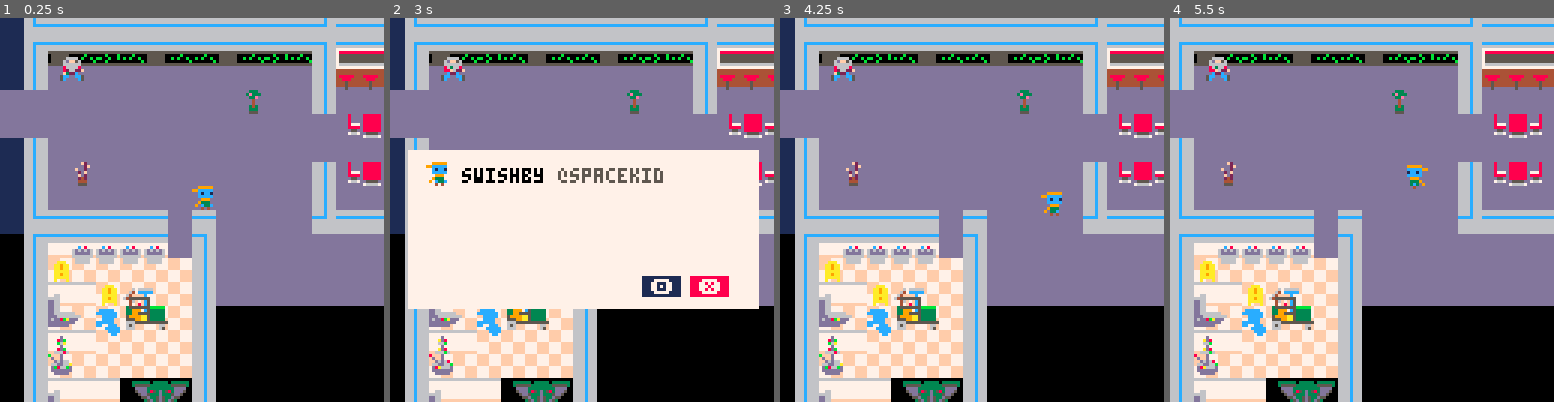
Above: before the commit, frames 1-4 (left to right).
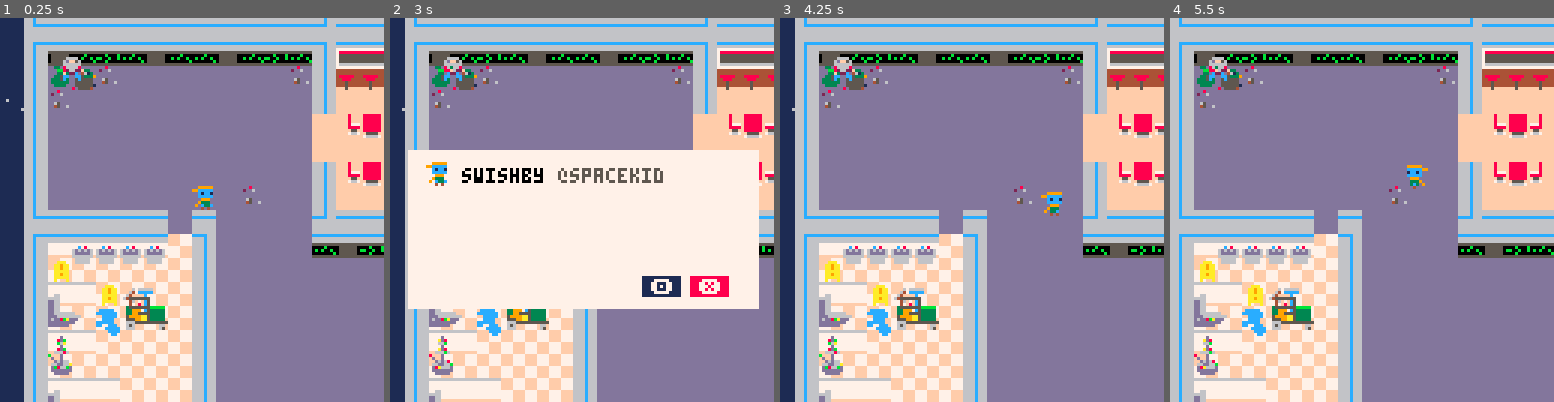
Above: after the commit, the same moments.

Repository: The-Cunning-Folk/verified
Game: PICO-8 cartridge verified.p8
The game is run twice, just before and just after one commit, with the same random seed, the same clock (stepped at 60 frames per second) and the same inputs.
Inputs:
- Up to frame 1 (0.25 s): no input
- Up to frame 2 (3 s): tap X (X key) at 0.33, 1.07, 1.85, 2.97 s; tap O (Z key) at 0.7, 1.7, 2.1, 2.5, 2.9 s; hold Right 1.6-2.1 s; hold Up 2.15-2.42 s; hold Right from 2.47 s (still down)
- Up to frame 3 (4.25 s): release Right at 3.03 s; hold Left 3.08-3.58 s; tap O (Z key) at 3.3, 3.7, 4.1 s; hold Down 3.63-3.97 s; hold Right from 4.02 s (still down); tap X (X key) at 4.08 s
- Up to frame 4 (5.5 s): tap O (Z key) at 4.5, 4.9, 5.3 s; release Right at 4.68 s; hold Up 4.73-5.03 s; hold Left from 5.08 s (still down); tap X (X key) at 5.2 s

The runs differ from the first frame. In frame 1, 23% of the frame differs, in the area x 0-100%, y 12-100%; in frame 2, 19%; in frame 3, 23%; in frame 4, 23%.

Commit message:
al murray

Diff:
--- a/verified.p8
+++ b/verified.p8
@@ -685,163 +685,163 @@
 __map__
 474b42424242424242424242424a42424242424242424a000000000000000000000000000000000000000000000000000000000000000000000000000000000000000000000000000000000000000000000000000000000000000000000000000000000000000000000000000000000000000000000000000000000000000000
 474854535253545353545352534958595958595a5c5d49000000000000000000000000000000000000000000000000000000000000000000000000000000000000000000000000000000000000000000000000000000000000000000000000000000000000000000000000000000000000000000000000000000000000000000
-47434040404040404040404040445b5b5b5b5b5b6c6d44000000000000000000000000000000000000000000000000000000000000000000000000000000000000000000000000000000000000000000000000000000000000000000000000000000000000000000000000000000000000000000000000000000000000000000
-4040404040404040404073404044404040404040404044000000000000000000000000000000000000000000000000000000000000000000000000000000000000000000000000000000000000000000000000000000000000000000000000000000000000000000000000000000000000000000000000000000000000000000
-4040404040404040404040404040666465406664657344000000000000000000000000000000000000000000000000000000000000000000000000000000000000000000000000000000000000000000000000000000000000000000000000000000000000000000000000000000000000000000000000000000000000000000
-4743404040404040404040404040404040406664654044000000000000000000000000000000000000000000000000000000000000000000000000000000000000000000000000000000000000000000000000000000000000000000000000000000000000000000000000000000000000000000000000000000000000000000
-4743407440404040404040404044666465406664654044000000000000000000000000000000000000000000000000000000000000000000000000000000000000000000000000000000000000000000000000000000000000000000000000000000000000000000000000000000000000000000000000000000000000000000
-4743404040404040404040404044404040404040407444000000000000000000000000000000000000000000000000000000000000000000000000000000000000000000000000000000000000000000000000000000000000000000000000000000000000000000000000000000000000000000000000000000000000000000
-474b42424242424042404040404a42424242404242424a000000000000000000000000000000000000000000000000000000000000000000000000000000000000000000000000000000000000000000000000000000000000000000000000000000000000000000000000000000000000000000000000000000000000000000
-0048565757575740494040404040404040414141414141414100000000000000000000000000000000000000000000000000000000000000000000000000000000000000000000000000000000000000000000000000000000000000000000000000000000000000000000000000000000000000000000000000000000000000
-0043326767676770444040404040404040000000000000000000000000000000000000000000000000000000000000000000000000000000000000000000000000000000000000000000000000000000000000000000000000000000000000000000000000000000000000000000000000000000000000000000000000000000
-0043191a321b1c61444040404040404040000000000000000000000000000000000000000000000000000000000000000000000000000000000000000000000000000000000000000000000000000000000000000000000000000000000000000000000000000000000000000000000000000000000000000000000000000000
-0043292a622b2c61444141000000000000000000000000000000000000000000000000000000000000000000000000000000000000000000000000000000000000000000000000000000000000000000000000000000000000000000000000000000000000000000000000000000000000000000000000000000000000000000
-00431d7163616161444141000000000000000000000000000000000000000000000000000000000000000000000000000000000000000000000000000000000000000000000000000000000000000000000000000000000000000000000000000000000000000000000000000000000000000000000000000000000000000000
-00432d7061616161444141000000000000000000000000000000000000000000000000000000000000000000000000000000000000000000000000000000000000000000000000000000000000000000000000000000000000000000000000000000000000000000000000000000000000000000000000000000000000000000
-0043195171808182444141000000000000000000000000000000000000000000000000000000000000000000000000000000000000000000000000000000000000000000000000000000000000000000000000000000000000000000000000000000000000000000000000000000000000000000000000000000000000000000
-0043292a70909192440000000000000000000000000000000000000000000000000000000000000000000000000000000000000000000000000000000000000000000000000000000000000000000000000000000000000000000000000000000000000000000000000000000000000000000000000000000000000000000000
-0043616170a0a1a2440000000000000000000000000000000000000000000000000000000000000000000000000000000000000000000000000000000000000000000000000000000000000000000000000000000000000000000000000000000000000000000000000000000000000000000000000000000000000000000000
-004b4242424242424a0000000000000000000000000000000000000000000000000000000000000000000000000000000000000000000000000000000000000000000000000000000000000000000000000000000000000000000000000000000000000000000000000000000000000000000000000000000000000000000000
-0000000000000000000000000000000000000000000000000000000000000000000000000000000000000000000000000000000000000000000000000000000000000000000000000000000000000000000000000000000000000000000000000000000000000000000000000000000000000000000000000000000000000000
-0000000000000000000000000000000000000000000000000000000000000000000000000000000000000000000000000000000000000000000000000000000000000000000000000000000000000000000000000000000000000000000000000000000000000000000000000000000000000000000000000000000000000000
-0000000000000000000000000000000000000000000000000000000000000000000000000000000000000000000000000000000000000000000000000000000000000000000000000000000000000000000000000000000000000000000000000000000000000000000000000000000000000000000000000000000000000000
-0000000000000000000000000000000000000000000000000000000000000000000000000000000000000000000000000000000000000000000000000000000000000000000000000000000000000000000000000000000000000000000000000000000000000000000000000000000000000000000000000000000000000000
-0000000000000000000000000000000000000000000000000000000000000000000000000000000000000000000000000000000000000000000000000000000000000000000000000000000000000000000000000000000000000000000000000000000000000000000000000000000000000000000000000000000000000000
-0000000000000000000000000000000000000000000000000000000000000000000000000000000000000000000000000000000000000000000000000000000000000000000000000000000000000000000000000000000000000000000000000000000000000000000000000000000000000000000000000000000000000000
-0000000000000000000000000000000000000000000000000000000000000000000000000000000000000000000000000000000000000000000000000000000000000000000000000000000000000000000000000000000000000000000000000000000000000000000000000000000000000000000000000000000000000000
-0000000000000000000000000000000000000000000000000000000000000000000000000000000000000000000000000000000000000000000000000000000000000000000000000000000000000000000000000000000000000000000000000000000000000000000000000000000000000000000000000000000000000000
-0000000000000000000000000000000000000000000000000000000000000000000000000000000000000000000000000000000000000000000000000000000000000000000000000000000000000000000000000000000000000000000000000000000000000000000000000000000000000000000000000000000000000000
-0000000000000000000000000000000000000000000000000000000000000000000000000000000000000000000000000000000000000000000000000000000000000000000000000000000000000000000000000000000000000000000000000000000000000000000000000000000000000000000000000000000000000000
-0000000000000000000000000000000000000000000000000000000000000000000000000000000000000000000000000000000000000000000000000000000000000000000000000000000000000000000000000000000000000000000000000000000000000000000000000000000000000000000000000000000000000000
-0000000000000000000000000000000000000000000000000000000000000000000000000000000000000000000000000000000000000000000000000000000000000000000000000000000000000000000000000000000000000000000000000000000000000000000000000000000000000000000000000000000000000000
-0000000000000000000000000000000000000000000000000000000000000000000000000000000000000000000000000000000000000000000000000000000000000000000000000000000000000000000000000000000000000000000000000000000000000000000000000000000000000000000000000000000000000000
-…(130 lines of a section not shown)…
+47437775764040404040404076445b5b5b5b5b5b6c6d44474747474747474747474747474747474747474747474747474747474747474700000000000000000000000000000000000000000000000000000000000000000000000000000000000000000000000000000000000000000000000000000000000000000000000000
+4643764040404040404040404044505050505050505044474747474747474747474747474747474747474747474747474747474747474700000000000000000000000000000000000000000000000000000000000000000000000000000000000000000000000000000000000000000000000000000000000000000000000000
+4743404040404040404040404050666465506664655044474747474747474747474747474747474747474747474747474747474747474700000000000000000000000000000000000000000000000000000000000000000000000000000000000000000000000000000000000000000000000000000000000000000000000000
+4743404040404040404040404050505050506664655044474747474747474747474747474747474747474747474747474747474747474700000000000000000000000000000000000000000000000000000000000000000000000000000000000000000000000000000000000000000000000000000000000000000000000000
+4743404040404040404040404044666465506664655044474747474747474747474747474747474747474747474747474747474747474700000000000000000000000000000000000000000000000000000000000000000000000000000000000000000000000000000000000000000000000000000000000000000000000000
+4743404040404040404076404044505050505050505044474747474747474747474747474747474747474747474747474747474747474700000000000000000000000000000000000000000000000000000000000000000000000000000000000000000000000000000000000000000000000000000000000000000000000000
+474b42424242424042404040404a42424242504242424a424247474747474747474747474747474747474747474747474747474747474700000000000000000000000000000000000000000000000000000000000000000000000000000000000000000000000000000000000000000000000000000000000000000000000000
+4748565757575770494040404053545253554055535453524947474747474747474747474747474747474747474747474747474747474700000000000000000000000000000000000000000000000000000000000000000000000000000000000000000000000000000000000000000000000000000000000000000000000000
+4743326767676770444040404040404040404040404040404447474747474747474747474747474747474747474747474747474747474700000000000000000000000000000000000000000000000000000000000000000000000000000000000000000000000000000000000000000000000000000000000000000000000000
+4743191a321b1c61444040404040404040404040404040404447474747474747474747474747474747474747474747474747474747474700000000000000000000000000000000000000000000000000000000000000000000000000000000000000000000000000000000000000000000000000000000000000000000000000
+4743292a622b2c61444040404040404040404040404040404447474747474747474747474747474747474747474747474747474747474700000000000000000000000000000000000000000000000000000000000000000000000000000000000000000000000000000000000000000000000000000000000000000000000000
+47431d7163616161444040404040404040404040404040404447474747474747474747474747474747474747474747474747474747474700000000000000000000000000000000000000000000000000000000000000000000000000000000000000000000000000000000000000000000000000000000000000000000000000
+47432d7061616161444040404040404040404040404040404447474747474747474747474747474747474747474747474747474747474700000000000000000000000000000000000000000000000000000000000000000000000000000000000000000000000000000000000000000000000000000000000000000000000000
+4743195171707070444040404040404040404040404040404447474747474747474747474747474747474747474747474747474747474700000000000000000000000000000000000000000000000000000000000000000000000000000000000000000000000000000000000000000000000000000000000000000000000000
+4743292a70707070444242424242424242684242424242424a47474747474747474747474747474747474747474747474747474747474700000000000000000000000000000000000000000000000000000000000000000000000000000000000000000000000000000000000000000000000000000000000000000000000000
+4743616170707070444868686868686855685568686868684447474747474747474747474747474747474747474747474747474747474700000000000000000000000000000000000000000000000000000000000000000000000000000000000000000000000000000000000000000000000000000000000000000000000000
+474b4242424242424a4368686868686868686868686868684447474747474747474747474747474747474747474747474747474747474700000000000000000000000000000000000000000000000000000000000000000000000000000000000000000000000000000000000000000000000000000000000000000000000000
+47474747474747474743686868687e696969697d686868684447474747474747474747474747474747474747474747474747474747474700000000000000000000000000000000000000000000000000000000000000000000000000000000000000000000000000000000000000000000000000000000000000000000000000
+47474747474747474743686868686a7c7c787c6b686868684447474747474747474747474747474747474747474747474747474747474700000000000000000000000000000000000000000000000000000000000000000000000000000000000000000000000000000000000000000000000000000000000000000000000000
+4747474747474747474368686868797a7a7a7a7b686868684447474747474747474747474747474747474747474747474747474747474700000000000000000000000000000000000000000000000000000000000000000000000000000000000000000000000000000000000000000000000000000000000000000000000000
+4747474747474747474368686868686868686868686868684447474747474747474747474747474747474747474747474747474747474700000000000000000000000000000000000000000000000000000000000000000000000000000000000000000000000000000000000000000000000000000000000000000000000000
+4747474747474747474368686868686868686868686868684447474747474747474747474747474747474747474747474747474747474700000000000000000000000000000000000000000000000000000000000000000000000000000000000000000000000000000000000000000000000000000000000000000000000000
+4747474747474747474368686868686868686868686868684447474747474747474747474747474747474747474747474747474747474700000000000000000000000000000000000000000000000000000000000000000000000000000000000000000000000000000000000000000000000000000000000000000000000000
+4747474747474747474b42424242424242424242424242424a47474747474747474747474747474747474747474747474747474747474700000000000000000000000000000000000000000000000000000000000000000000000000000000000000000000000000000000000000000000000000000000000000000000000000
+4747474747474747474747474747474747474747474747474747474747474747474747474747474747474747474747474747474747474700000000000000000000000000000000000000000000000000000000000000000000000000000000000000000000000000000000000000000000000000000000000000000000000000
+4747474747474747474747474747474747474747474747474747474747474747474747474747474747474747474747474747474747474700000000000000000000000000000000000000000000000000000000000000000000000000000000000000000000000000000000000000000000000000000000000000000000000000
+4747474747474747474747474747474747474747474747474747474747474747474747474747474747474747474747474747474747474700000000000000000000000000000000000000000000000000000000000000000000000000000000000000000000000000000000000000000000000000000000000000000000000000
+4747474747474747474747474747474747474747474747474747474747474747474747474747474747474747474747474747474747474700000000000000000000000000000000000000000000000000000000000000000000000000000000000000000000000000000000000000000000000000000000000000000000000000
+4747474747474747474747474747474747474747474747474747474747474747474747474747474747474747474747474747474747474700000000000000000000000000000000000000000000000000000000000000000000000000000000000000000000000000000000000000000000000000000000000000000000000000
+4747474747474747474747474747474747474747474747474747474747474747474747474747474747474747474747474747474747474700000000000000000000000000000000000000000000000000000000000000000000000000000000000000000000000000000000000000000000000000000000000000000000000000
+…(130 lines of a section not shown)…
Not shown, changed: 34 lines of the sprite sheet (__gfx__) section of verified.p8
